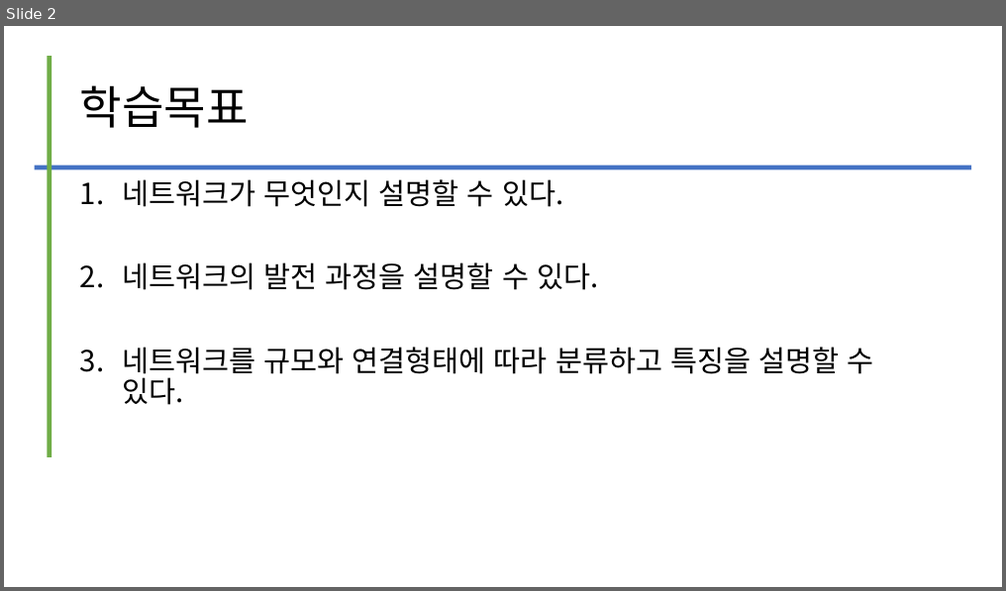
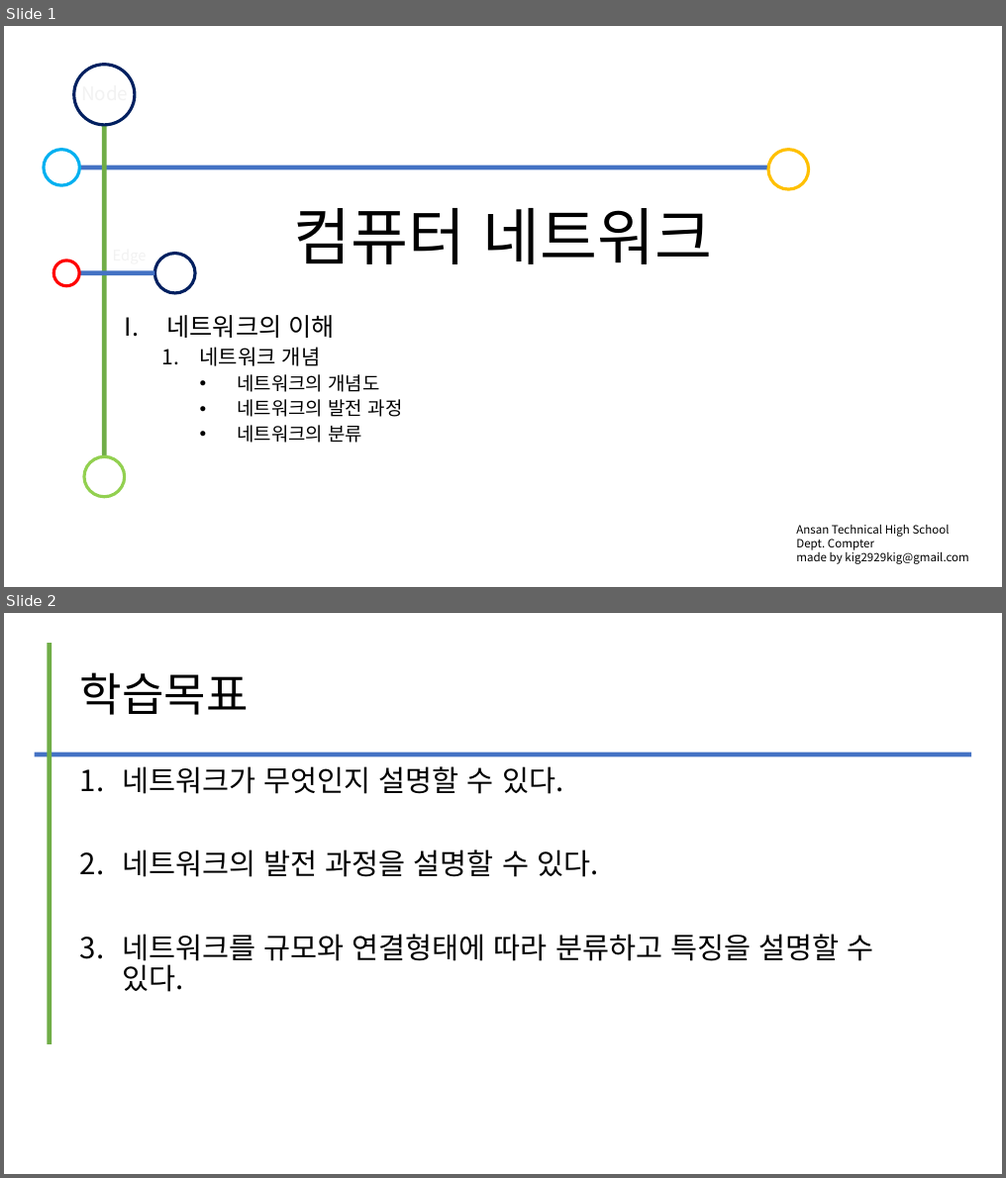
Before and after one commit to kig2929kig/2025-1-network, a slide deck: 컴퓨터 네트워크 - I. 네트워크의 이해.ppt. Shown one above the other, each under a label of ours: slide 2 before the commit, slides 1 and 2 after it. The pictures are 1006x591 and 1006x1178 pixels, drawn with LibreOffice and Linux fonts; fonts in the diff are those of the drawing. Boxes give left, top, right and bottom in pixels: in the first picture for what was removed or moved away, otherwise in the second. Text is boxed around its words. In the diff, an @@ line names an element or a change of style, - is before the commit and + after.

```diff
--- a/컴퓨터 네트워크 - I. 네트워크의 이해.ppt
+++ b/컴퓨터 네트워크 - I. 네트워크의 이해.ppt
@@ slide 1 added at bbox=[4, 26, 1002, 587], background #FFFFFF @@
@@ ellipse added at bbox=[74, 65, 135, 125], outline #002060 3 pt @@
@@ line added from (104, 125) to (104, 458), #70AD47 4.51 pt @@
@@ ellipse added at bbox=[44, 150, 79, 185], outline #00B0F0 3 pt @@
@@ line added from (79, 168) to (767, 168), #4472C4 4.51 pt @@
@@ ellipse added at bbox=[767, 150, 808, 189], outline #FFC000 3 pt @@
@@ title added at bbox=[293, 208, 713, 265], 60 pt, text #000000 @@
+컴퓨터 네트워크
@@ ellipse added at bbox=[54, 261, 79, 285], outline #FF0000 3 pt @@
@@ ellipse added at bbox=[155, 254, 195, 293], outline #002060 3 pt @@
@@ line added from (79, 273) to (155, 273), #4472C4 4.51 pt @@
@@ subtitle added at bbox=[167, 315, 403, 443], 18 pt, text #000000 @@
+I. 네트워크의 이해
+  1. 네트워크 개념
+    • 네트워크의 개념도
+    • 네트워크의 발전 과정
+    • 네트워크의 분류
@@ ellipse added at bbox=[84, 457, 125, 496], outline #92D050 3 pt @@
@@ text added at bbox=[796, 524, 968, 565], 11 pt, text #000000 @@
+Ansan Technical High School
+Dept. Compter
+made by kig2929kig@gmail.com
```
Also in this commit, not shown: 12 other slides added, 3 slides removed.
